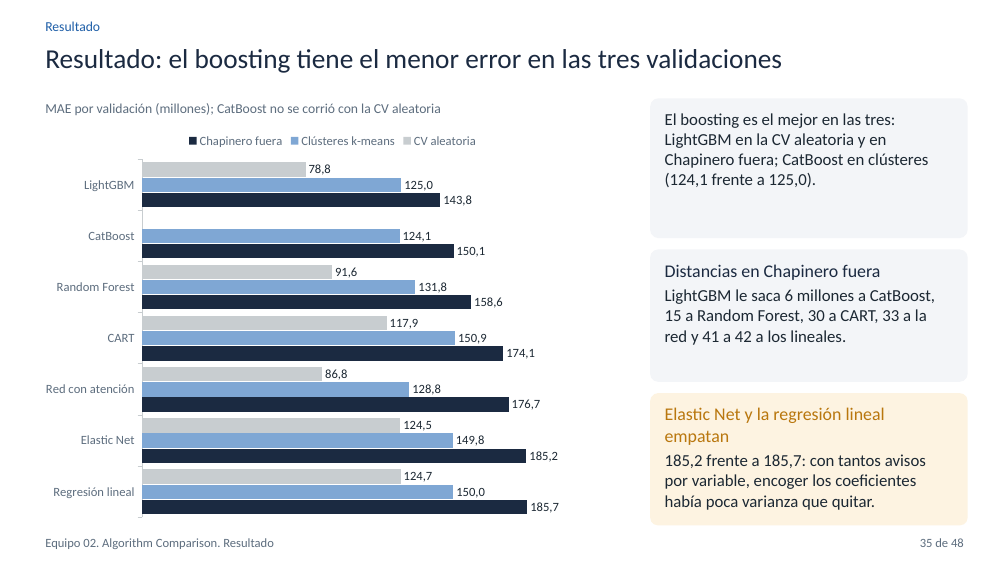
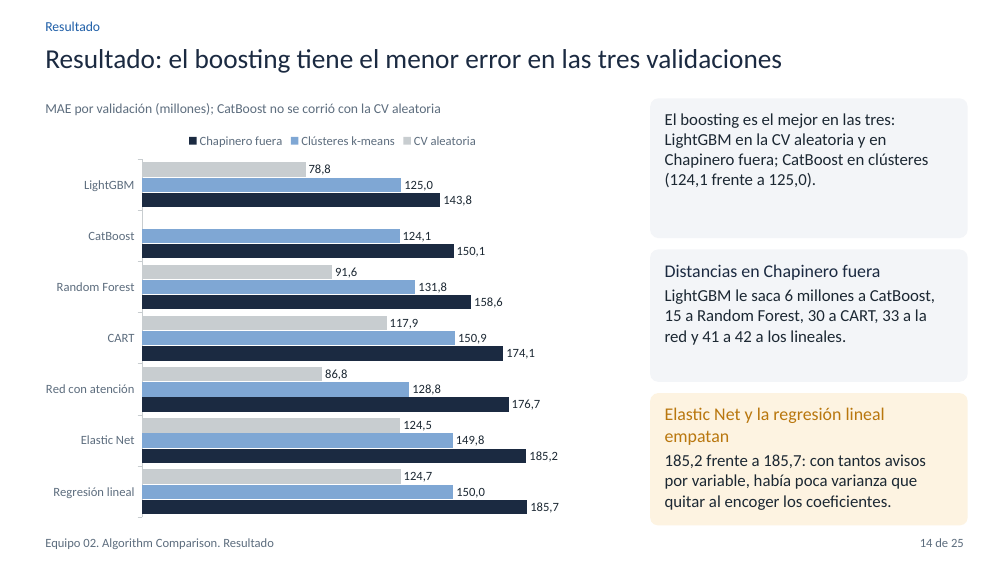
Before and after one commit to hsaguilera/BDML-PS03, a slide deck: slide 14 of 03_slides/compare_equipo_02.pptx (slide 35 before the commit). Drawn at 1008x567 pixels with LibreOffice and Linux fonts; fonts in the diff are those of the drawing. Boxes give left, top, right and bottom in pixels: in the first picture for what was removed or moved away, otherwise in the second. Text is boxed around its words. In the diff, an @@ line names an element or a change of style, - is before the commit and + after.

```diff
--- a/03_slides/compare_equipo_02.pptx
+++ b/03_slides/compare_equipo_02.pptx
@@ text in rounded rectangle at (665,454,926,510): text changed @@
-185,2 frente a 185,7: con tantos avisos por variable, encoger los coeficientes había poca varianza que quitar.
+185,2 frente a 185,7: con tantos avisos por variable, había poca varianza que quitar al encoger los coeficientes.
@@ text at (920,538,964,547): text changed @@
-35 de 48
+14 de 25
```
Also in this commit, not shown: 24 other slides changed, 23 slides removed, 9 other files.
